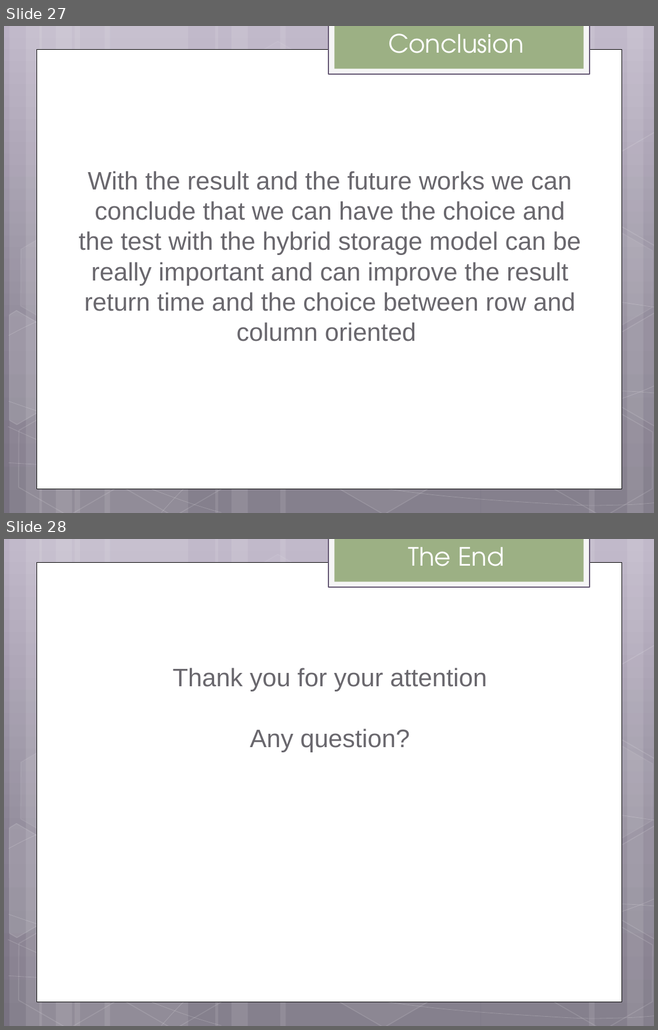
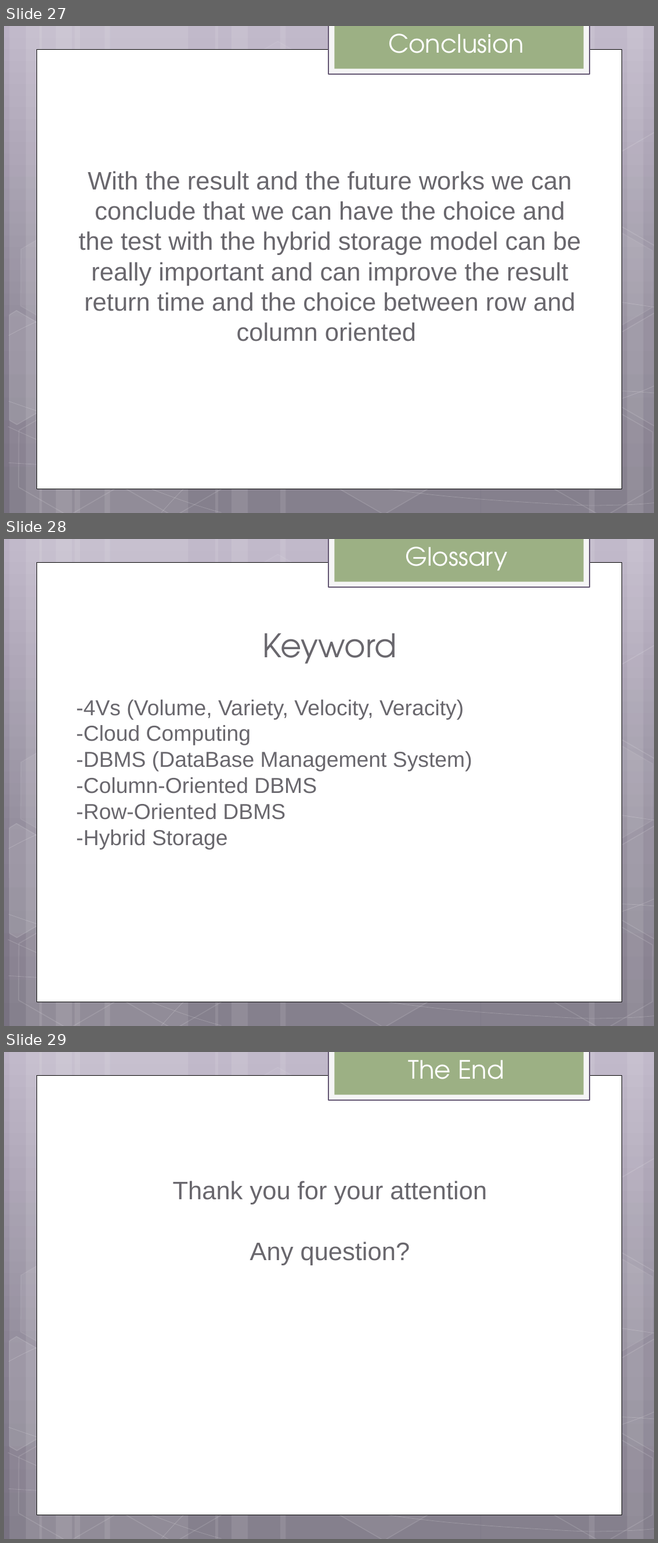
Before and after one commit to helpcat/bigdataworkshop2, a slide deck: slides/MonetDB workshop.pptx. Shown one above the other, each under a label of ours: slides 27 and 28 before the commit, slides 27, 28 and 29 after it. The pictures are 658x1030 and 658x1543 pixels, drawn with LibreOffice and Linux fonts; fonts in the diff are those of the drawing. Boxes give left, top, right and bottom in pixels: in the first picture for what was removed or moved away, otherwise in the second. Text is boxed around its words. In the diff, an @@ line names an element or a change of style, - is before the commit and + after.

Commit message:
Slides Workshop Column-Oriented

```diff
--- a/slides/MonetDB workshop.pptx
+++ b/slides/MonetDB workshop.pptx
@@ slide 28 added at <box>4,539,654,1026</box>, background gradient #BCB3C6 to #898193 to #797282; not listed: 31 template elements that a slide beside it also shows @@
@@ title added at <box>405,547,507,571</box>, 28 pt, text #FFFFFF @@
+Glossary
@@ text added at <box>263,633,397,664</box>, 36 pt, text #69676D @@
+Keyword
@@ text added at <box>76,700,472,849</box>, 24 pt, text #69676D @@
+-4Vs (Volume, Variety, Velocity, Veracity)
+-Cloud Computing
+-DBMS (DataBase Management System)
+-Column-Oriented DBMS
+-Row-Oriented DBMS
+-Hybrid Storage
@@ what was slide 28 is now slide 29 @@
```
Also in this commit, not shown: 3 slides removed.
